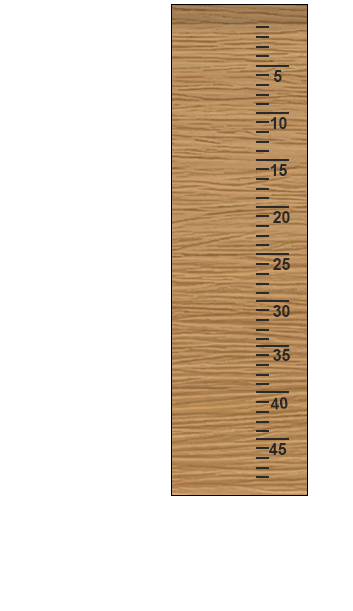
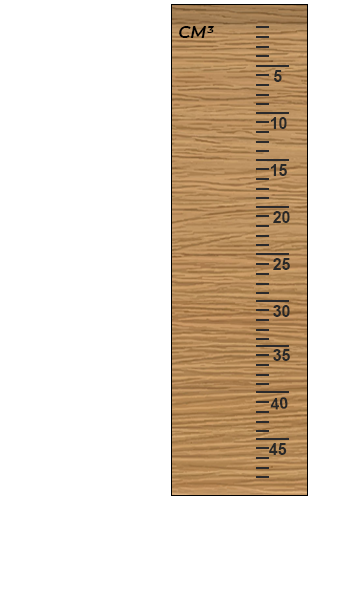
Comparing the layer stacks of the two 353×611 images. Changes:
added layer "CM³" above "Rectangle 1" over [179, 26, 214, 38]
